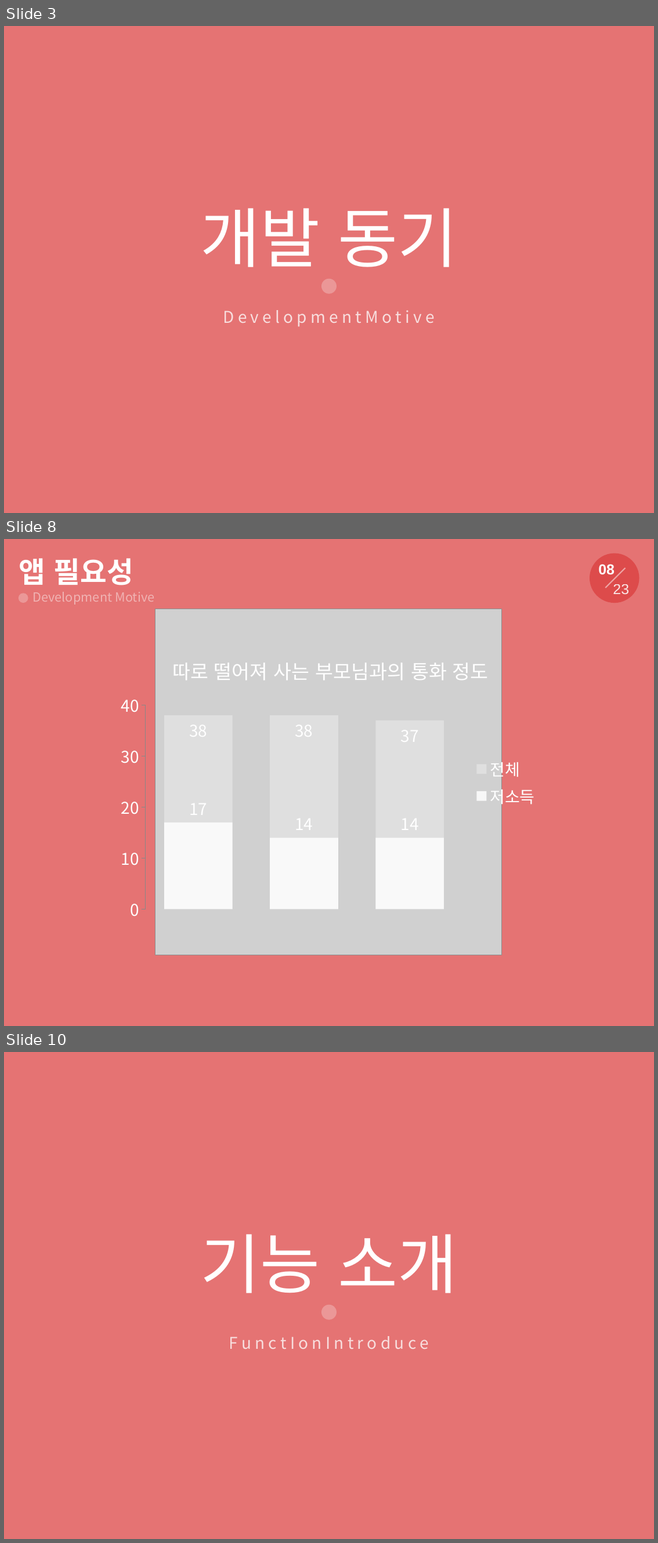
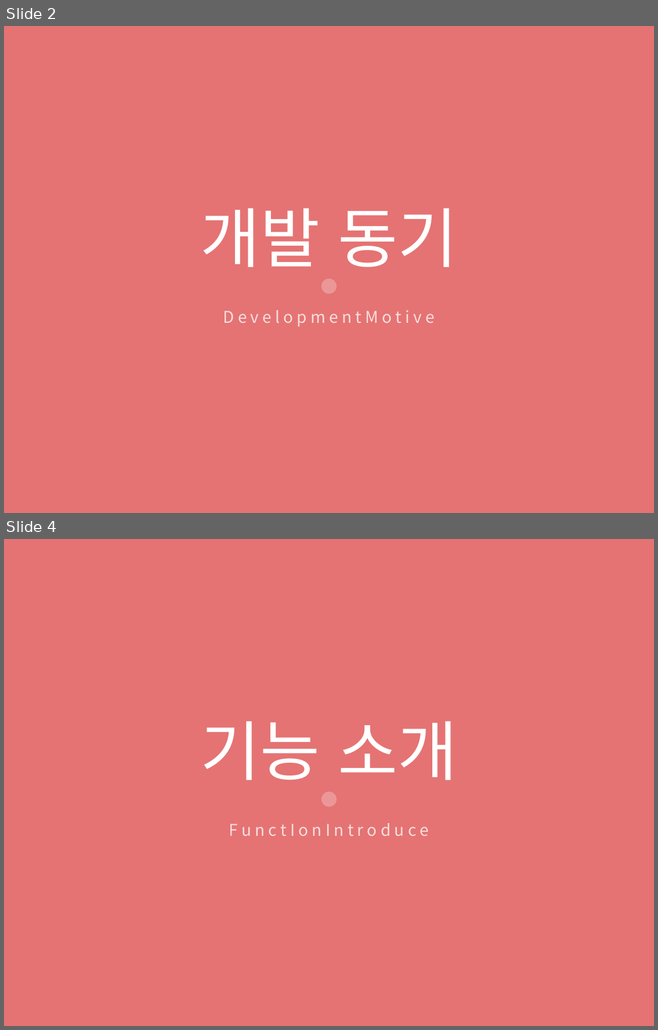
Before and after one commit to tornadoblot/Kangwondo, a slide deck: ppt/효돌이ppt.pptx. Shown one above the other, each under a label of ours: slides 3, 8 and 10 before the commit, slides 2 and 4 after it; the slides between them are not shown. The pictures are 658x1543 and 658x1030 pixels, drawn with LibreOffice and Linux fonts; fonts in the diff are those of the drawing; grey boxes stand for pictures. Boxes give left, top, right and bottom in pixels: in the first picture for what was removed or moved away, otherwise in the second. Text is boxed around its words. In the diff, an @@ line names an element or a change of style, - is before the commit and + after.

```diff
--- a/ppt/효돌이ppt.pptx
+++ b/ppt/효돌이ppt.pptx
@@ slide 8 removed at (4, 539, 654, 1026), background #E57373 @@
@@ ellipse removed at (589, 553, 639, 603) @@
@@ text removed at (19, 558, 133, 585) @@
-앱 필요성
@@ text removed at (598, 564, 614, 574) @@
-08
@@ rounded rectangle removed at (605, 567, 625, 588) @@
@@ text removed at (612, 584, 629, 594) @@
-23
@@ ellipse removed at (18, 593, 28, 603) @@
@@ text removed at (32, 592, 154, 605) @@
-Development Motive
@@ picture removed at (155, 609, 501, 955) @@
@@ column chart removed at (112, 638, 546, 927) @@
-title "따로 떨어져 사는 부모님과의 통화 정도"
-categories: 1, 2, 3
-전체: 38, 38, 37
-저소득: 17, 14, 14
@@ what was slide 3 is now slide 2 @@
@@ what was slide 10 is now slide 4 @@
```
Also in this commit, not shown: 10 slides changed, 7 other slides removed.
